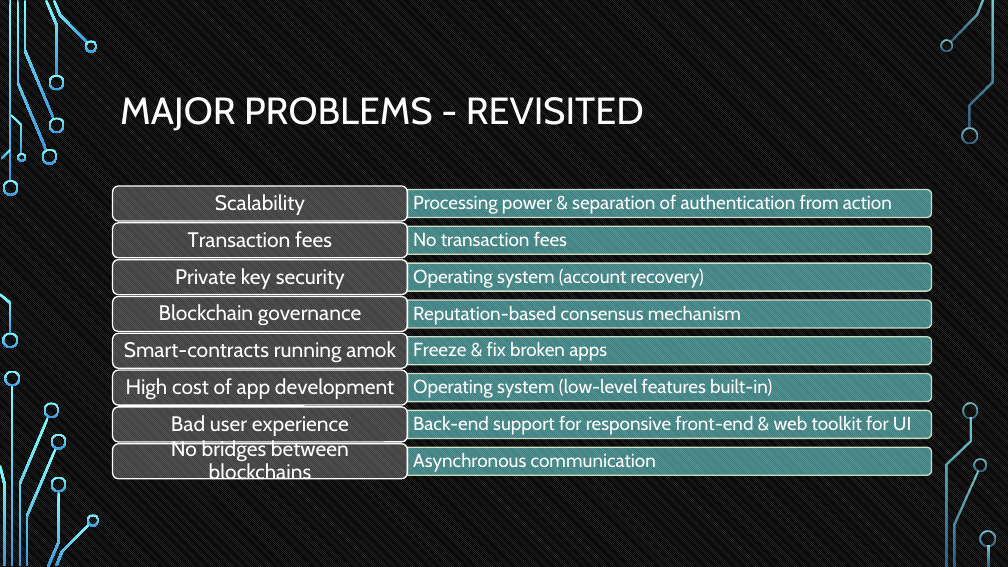
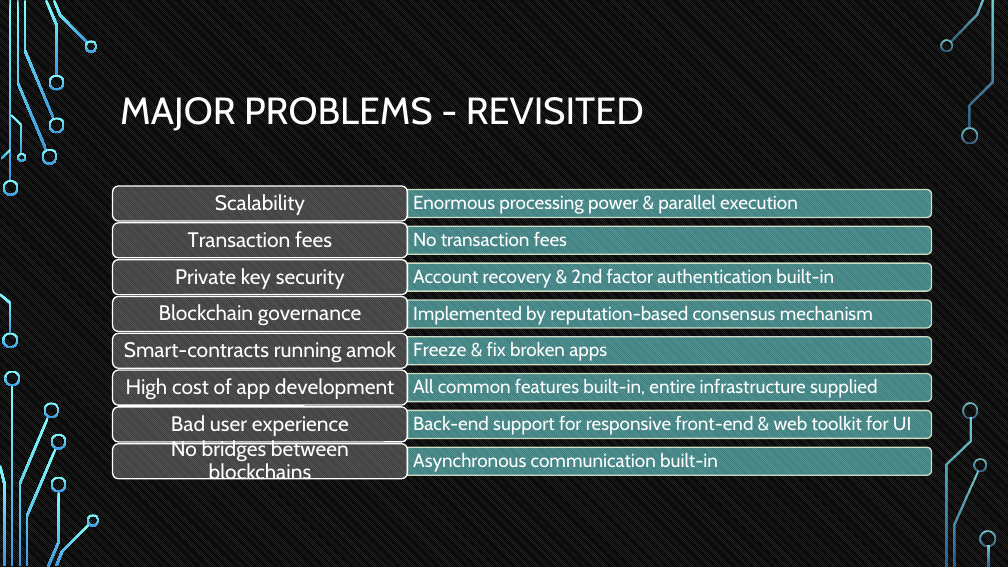
Before and after one commit to tokenika/tokenika.github.io, a slide deck: slide 44 of WarsawBlock.pptx (slide 46 before the commit). Drawn at 1008x567 pixels with LibreOffice and Linux fonts; fonts in the diff are those of the drawing; background and template pictures are left out. Boxes give left, top, right and bottom in pixels: in the first picture for what was removed or moved away, otherwise in the second. Text is boxed around its words. In the diff, an @@ line names an element or a change of style, - is before the commit and + after.

```diff
--- a/WarsawBlock.pptx
+++ b/WarsawBlock.pptx
@@ text at [413,195,798,214]: text changed @@
-  Processing power & separation of authentication from action
+  Enormous processing power & parallel execution
@@ text at [413,269,834,288]: text changed @@
-  Operating system (account recovery)
+  Account recovery & 2nd factor authentication built-in
@@ text at [413,306,873,325]: text changed @@
-  Reputation-based consensus mechanism
+  Implemented by reputation-based consensus mechanism
@@ text at [413,379,877,398]: text changed @@
-  Operating system (low-level features built-in)
+  All common features built-in, entire infrastructure supplied
@@ text at [413,453,718,472]: text changed @@
-  Asynchronous communication
+  Asynchronous communication built-in
```
Also in this commit, not shown: 25 other slides changed, 5 slides added, 2 slides removed, 1 other file.
